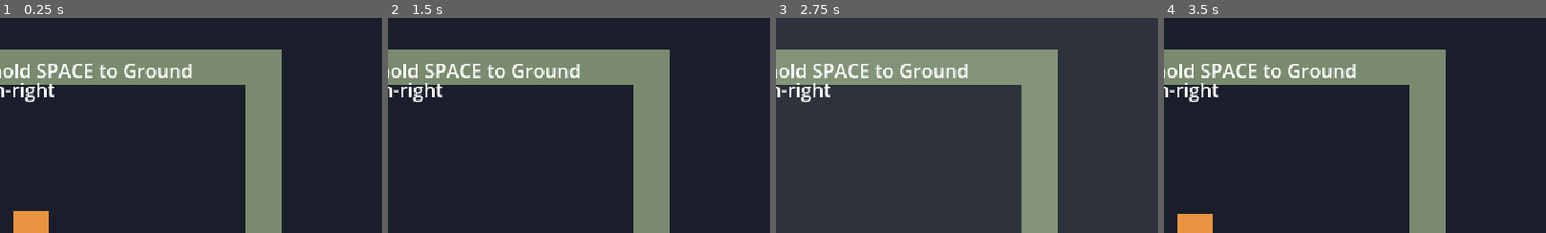
Above: before the commit, frames 1-4 (left to right).
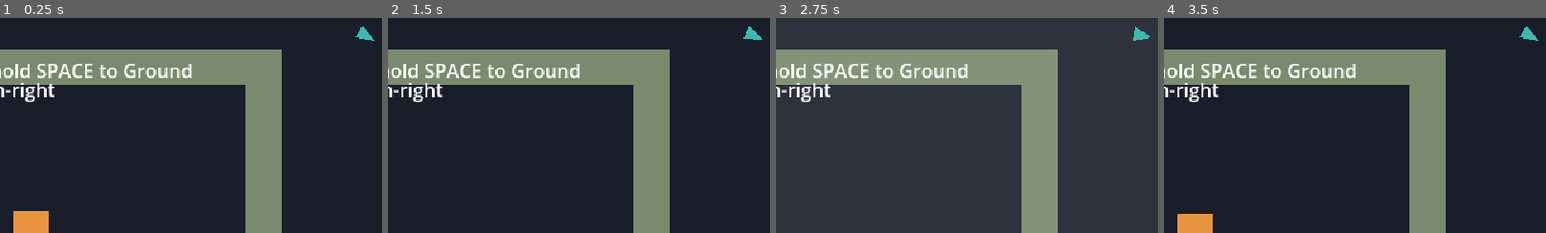
Above: after the commit, the same moments.

Repository: DanielDmas/Afterimage
Game: Godot game, scene res://scenes/main.tscn
Two runs of this game, one before a commit and one after it. Both use one fixed random seed, a clock stepped at 60 frames per second and the inputs below.
Inputs:
- Up to frame 1 (0.25 s): no input
- Up to frame 2 (1.5 s): tap Enter (restart) at 0.5 s; hold Right (move_right) 0.53-1.28 s; hold Space (ground) 0.53-1.28 s; hold Down (move_down) from 1.28 s (still down); tap Shift (sprint) at 1.35 s
- Up to frame 3 (2.75 s): release Down (move_down) at 2.03 s; hold Right (move_right) from 2.03 s (still down); hold Space (ground) from 2.03 s (still down)
- Up to frame 4 (3.5 s): tap Enter (restart) at 2.75 s; release Right (move_right) at 2.78 s; release Space (ground) at 2.78 s; hold Up (move_up) from 2.78 s (still down); tap Shift (sprint) at 2.85 s
The pictures show only the part of the screen within x 46-96%, y 1-51%; the shares and areas given below are measured in that part.

The runs differ from the first frame. In frame 1, 0.2% of the frame differs, in the area x 93-98%, y 4-11%; in frame 2, 0.2%; in frame 3, 0.2%; in frame 4, 0.2%.

Commit message:
Add a directional objective indicator (HUD compass arrow)
A small Polygon2D arrow in the exit door's own club_teal color, anchored
in the HUD's top-right corner and re-rotated every tick via
Vector2.angle() (verified against the real docs: exactly atan2(y, x))
to point from the player's current position toward the exit — faster to
read mid-exploration than the existing "bottom-right" text line.

Closes the Interlude backlog's item 2 (docs/forward_dev_plan.md).

Diff:
--- a/scenes/main.gd
+++ b/scenes/main.gd
@@ -62,6 +62,17 @@
 const GROUND_VIGNETTE_MAX_ALPHA: float = 0.35
 const PHANTOM_DISSOLVE_SECONDS: float = 1.0  # master_plan.md §4.2: "~1 s"
 
+## The directional objective indicator (forward_dev_plan.md's Interlude
+## backlog item 2): a compass-style arrow, fixed at a screen anchor (not a
+## world position — it isn't part of the room), rotated every frame to
+## point from the player's current position toward EXIT_POSITION_MM. Drawn
+## in club_teal (`_EXIT_COLOR`), the same color as the exit door itself,
+## so the visual language reads as "this points at that."
+const OBJECTIVE_ARROW_ANCHOR_PX: Vector2 = Vector2(600, 18)
+
+## Tip at local +X; Node2D.rotation then aligns +X with the real direction.
+const OBJECTIVE_ARROW_POINTS: PackedVector2Array = [Vector2(9, 0), Vector2(-6, -6), Vector2(-6, 6)]
+
 const MISSION_PACKAGE_PATH: String = "res://content/missions/m00_stub/mission.json"
 const BUDGET_REGRANT_INTERVAL_TICKS: int = 300  # 10s at the fixed 30Hz tick rate
 
@@ -166,6 +177,7 @@
 var _reveal_panel: Control
 var _ground_chime_player: AudioStreamPlayer
 var _distortion_hum_player: AudioStreamPlayer
+var _objective_arrow: Polygon2D
 
 
 func _ready() -> void:
@@ -273,6 +285,12 @@
 	_objective_label.position = Vector2(4, 52)
 	_objective_label.text = "Objective: reach the teal door, bottom-right"
 	add_child(_objective_label)
+
+	_objective_arrow = Polygon2D.new()
+	_objective_arrow.polygon = OBJECTIVE_ARROW_POINTS
+	_objective_arrow.color = _EXIT_COLOR
+	_objective_arrow.position = OBJECTIVE_ARROW_ANCHOR_PX
+	add_child(_objective_arrow)
 
 	_clarity_label = Label.new()
 	_clarity_label.position = Vector2(4, 68)
@@ -547,6 +565,9 @@
 	var pos_mm: Vector2i = _sim.player_position()
 	_player_sprite.position = _mm_to_px(pos_mm)
 	_tick_label.text = "tick %d   pos (%d, %d) mm" % [_sim.clock.current_tick, pos_mm.x, pos_mm.y]
+
+	var to_exit_mm: Vector2 = Vector2(EXIT_POSITION_MM - pos_mm)
+	_objective_arrow.rotation = to_exit_mm.angle()
 	_ground_label.text = (
 		"[Space] hold to Ground — resolved %d" % _ground_completions
 		if not _sim.is_grounding()
Not shown, changed: docs/dev_log.md
Not shown, changed: docs/forward_dev_plan.md
